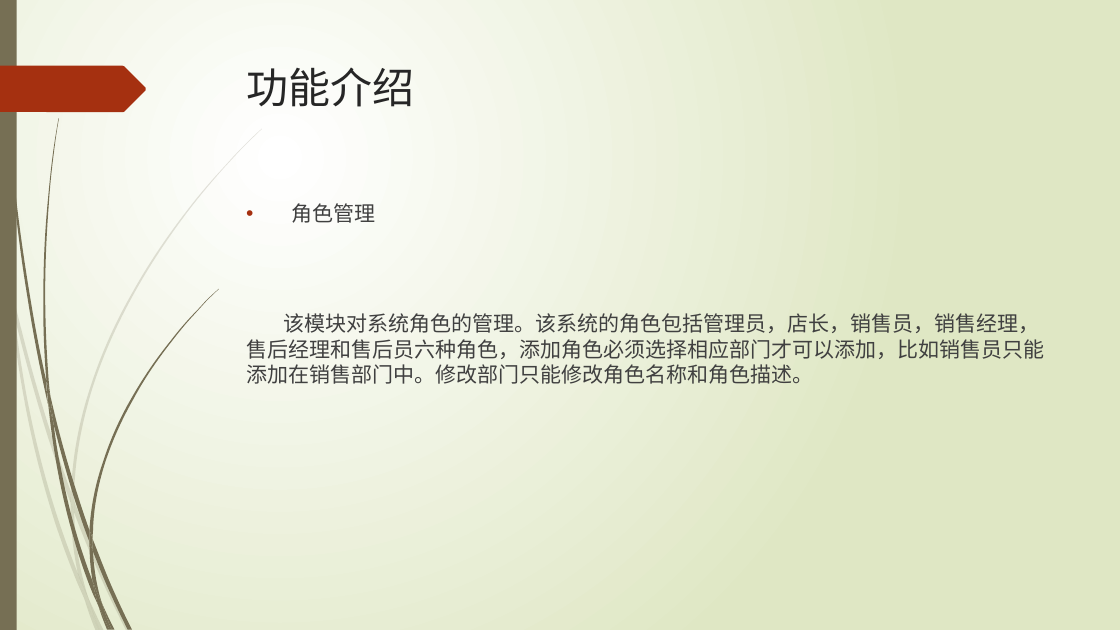
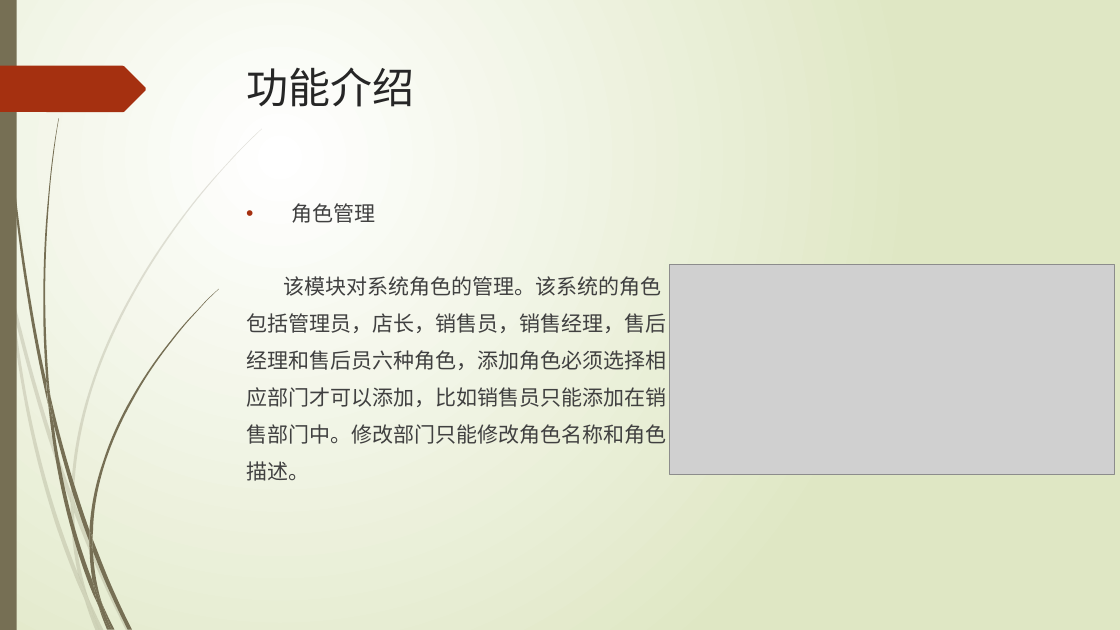
Before and after one commit to LNNying/CompletionReport, a slide deck: slide 10 of 软外4-刘宁宁201540704137-产品说明.pptx. Drawn at 1120x630 pixels with LibreOffice and Linux fonts; fonts in the diff are those of the drawing; grey boxes stand for pictures. Boxes give left, top, right and bottom in pixels: in the first picture for what was removed or moved away, otherwise in the second. Text is boxed around its words. In the diff, an @@ line names an element or a change of style, - is before the commit and + after.

Commit message:
修改产品文档

```diff
--- a/软外4-刘宁宁201540704137-产品说明.pptx
+++ b/软外4-刘宁宁201540704137-产品说明.pptx
@@ picture added at (670,265,1115,474) @@
@@ text at (246,276,666,481): text changed @@
-该模块对系统角色的管理。该系统的角色包括管理员，店长，销售员，销售经理，售后经理和售后员六种角色，添加角色必须选择相应部门才可以添加，比如销售员只能添加在销售部门中。修改部门只能修改角色名称和角色描述。
+该模块对系统角色的管理。该系统的角色
+包括管理员，店长，销售员，销售经理，售后
+经理和售后员六种角色，添加角色必须选择相
+应部门才可以添加，比如销售员只能添加在销
+售部门中。修改部门只能修改角色名称和角色
+描述。
```
Also in this commit, not shown: 11 other slides changed.
